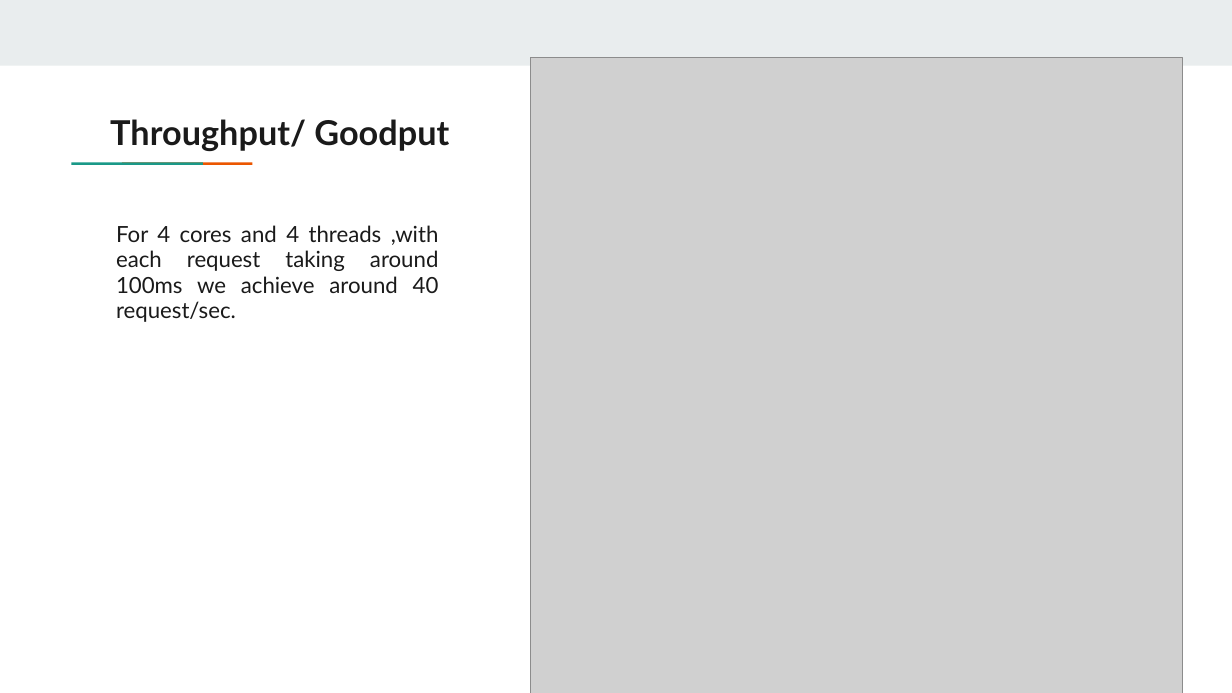
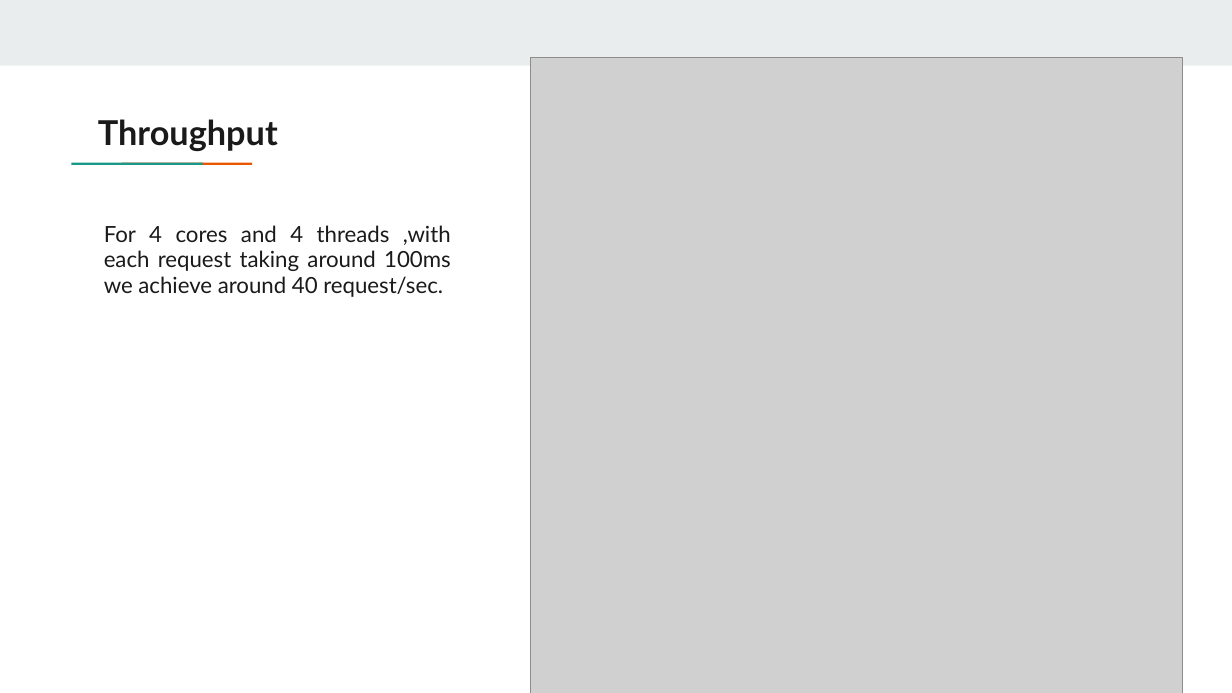
Before and after one commit to irshadkhan2019/grading-server, a slide deck: slide 9 of presentation/Decs ppt.pptx (slide 6 before the commit). Drawn at 1232x693 pixels with LibreOffice and Linux fonts; fonts in the diff are those of the drawing; grey boxes stand for pictures. Boxes give left, top, right and bottom in pixels: in the first picture for what was removed or moved away, otherwise in the second. Text is boxed around its words. In the diff, an @@ line names an element or a change of style, - is before the commit and + after.

```diff
--- a/presentation/Decs ppt.pptx
+++ b/presentation/Decs ppt.pptx
@@ subtitle at [98, 119, 278, 151]: text changed @@
-Throughput/ Goodput
+Throughput
@@ rectangle: place and size @@
-rectangle at [112, 160, 163, 166]
+rectangle at [71, 162, 203, 164]
@@ rectangle: place and size @@
-rectangle at [161, 160, 212, 166]
+rectangle at [122, 163, 253, 165]
@@ subtitle "For 4 cores and 4 ..." rewrapped from [116, 225, 439, 322] to [104, 225, 451, 297] @@
```
Also in this commit, not shown: 7 other slides changed, 4 slides added, 1 slide removed, 2 other files.
